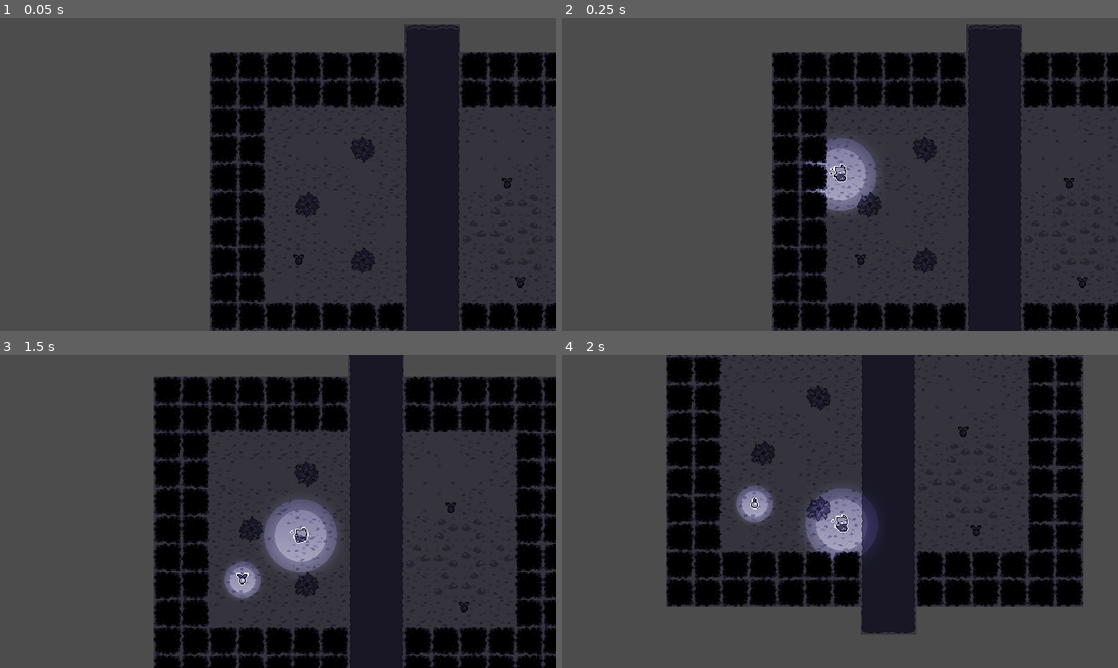
Above: before the commit, frames 1-4 (two rows, left to right).
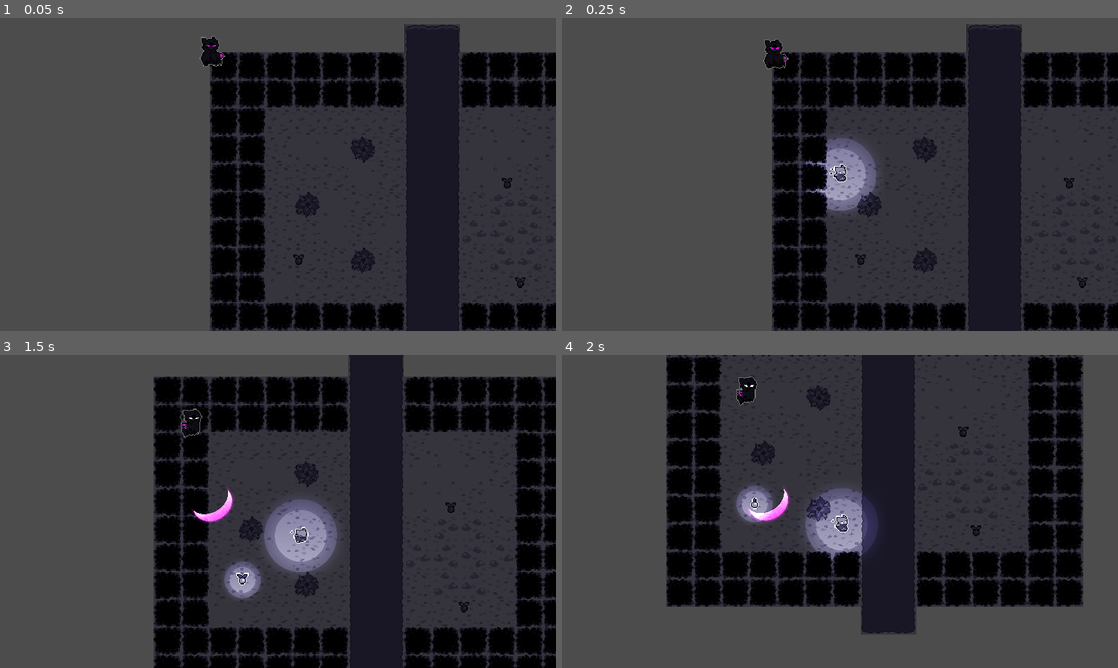
Above: after the commit, the same moments.

Repository: MNchino/LD2022
Game: Godot game, scene res://Playspace.tscn
Same seed, same stepped clock (60 frames per second), same inputs: the game is played once before the commit and once after it. The engine's default icon, where the game draws it, is replaced by a stand-in: a white triangle on a blue panel in a dark square.
Inputs (mouse positions are in pixels of both pictures, inside the frame that each line leads up to):
- Up to frame 1 (0.05 s): no input
- Up to frame 2 (0.25 s): no input
- Up to frame 3 (1.5 s): move the mouse to (400, 495) at 0.52 s; press the mouse at (400, 495) at 0.53 s; hold D (game_right) 0.53-1.28 s; move the mouse to (166, 527) at 1.27 s; release the mouse at (166, 527) at 1.28 s; hold S (game_down) from 1.28 s (still down); tap Shift (game_dash) at 1.35 s
- Up to frame 4 (2 s): keep holding S (game_down)

The runs differ from the first frame. In frame 1, 0.3% of the frame differs, in the area x 35-41%, y 5-16%; in frame 2, 0.2%; in frame 3, 0.4%; in frame 4, 0.5%, in the area x 31-41%, y 6-54%.

Commit message:
parry the bulletypuss

Diff:
--- a/The Entity/Entity/Bullet/Bullet.gd
+++ b/The Entity/Entity/Bullet/Bullet.gd
@@ -4,24 +4,30 @@
 var dir : Vector2  = Vector2(0,0)
 var parried : bool = false
 var parried_location : Vector2 = Vector2(0,0)
+var direction_once_parried : Vector2 = Vector2(0,0)
+var percent_traveled = 0.00
+var parried_speed = 0
 
 func _physics_process(delta):
 	if parried:
-		global_position = lerp(parried_location, get_parent().global_position,1 - $HomingTime.time_left/$HomingTime.wait_time)
-		dir = (get_parent().global_position - global_position).normalized()
+		move_and_slide(direction_once_parried*parried_speed)
 	else:
 		move_and_slide(dir*speed)
 
 func _process(delta):
-	$Light2D.rotation_degrees = rad2deg(dir.angle()) - 90
+	if parried:
+		$Sprite.rotation_degrees = rad2deg(direction_once_parried.angle())
+	else:
+		$Sprite.rotation_degrees = rad2deg(dir.angle())
 
 func _on_ParrySwitcher_area_entered(area):
 	parried = true
+	parried_speed = 2*speed
 	parried_location = global_position;
+	direction_once_parried = (get_parent().global_position - parried_location).normalized()
 	$ParryHitbox/CollisionShape2D.set_deferred("disabled", false)
 	$Hitbox/CollisionShape2D.set_deferred("disabled", true)
-	$Light2D.color = "#ffffff"
-	$HomingTime.start()
+	$Sprite.self_modulate = "#ffffff"
 
 func _on_VisibilityNotifier2D_screen_exited():
 	queue_free()
--- a/The Entity/Entity/Bullet/Bullet.tscn
+++ b/The Entity/Entity/Bullet/Bullet.tscn
@@ -1,10 +1,13 @@
-[gd_scene load_steps=4 format=2]
+[gd_scene load_steps=5 format=2]
 
-[ext_resource path="res://test_bullet.png" type="Texture" id=1]
 [ext_resource path="res://Entity/Bullet/Bullet.gd" type="Script" id=2]
+[ext_resource path="res://Sprite/Particles/EntityWave.png" type="Texture" id=3]
 
 [sub_resource type="CircleShape2D" id=1]
 radius = 4.0
+
+[sub_resource type="CanvasItemMaterial" id=2]
+blend_mode = 1
 
 [node name="Node2D" type="KinematicBody2D"]
 script = ExtResource( 2 )
@@ -15,12 +18,6 @@
 
 [node name="CollisionShape2D" type="CollisionShape2D" parent="Hitbox"]
 shape = SubResource( 1 )
-
-[node name="Light2D" type="Light2D" parent="."]
-position = Vector2( -5, -1.77636e-14 )
-rotation = -1.5708
-scale = Vector2( 0.05, 0.05 )
-texture = ExtResource( 1 )
 
 [node name="ParryHitbox" type="Area2D" parent="."]
 collision_layer = 8
@@ -37,10 +34,13 @@
 [node name="CollisionShape2D" type="CollisionShape2D" parent="ParrySwitcher"]
 shape = SubResource( 1 )
 
-[node name="HomingTime" type="Timer" parent="."]
-one_shot = true
+[node name="VisibilityNotifier2D" type="VisibilityNotifier2D" parent="."]
 
-[node name="VisibilityNotifier2D" type="VisibilityNotifier2D" parent="."]
+[node name="Sprite" type="Sprite" parent="."]
+material = SubResource( 2 )
+position = Vector2( -18, 0 )
+scale = Vector2( 0.1, 0.1 )
+texture = ExtResource( 3 )
 
 [connection signal="area_entered" from="ParryHitbox" to="." method="_on_ParryHitbox_area_entered"]
 [connection signal="tree_exiting" from="ParryHitbox" to="." method="_on_ParryHitbox_tree_exiting"]
--- a/The Entity/Entity/Entity.gd
+++ b/The Entity/Entity/Entity.gd
@@ -64,6 +64,7 @@
 	var angle_to_travel = (target_position - global_position).normalized()
 	var i = bullet_template.instance()
 	add_child(i)
+	i.set_as_toplevel(true)
 	i.global_position = global_position
 	i.dir = angle_to_travel
 	i.speed = bullet_speed
--- a/The Entity/Player/Player.tscn
+++ b/The Entity/Player/Player.tscn
@@ -81,10 +81,6 @@
 
 [connection signal="tree_exiting" from="." to="." method="_on_Player_tree_exiting"]
 [connection signal="area_entered" from="Hurtbox" to="." method="_on_Hurtbox_area_entered"]
-[connection signal="timeout" from="ShootTime" to="." method="_on_ShootTime_timeout"]
-[connection signal="timeout" from="AttackTime" to="." method="_on_AttackTime_timeout"]
-[connection signal="body_entered" from="WaterDetector" to="." method="_on_WaterDetector_body_entered"]
-[connection signal="body_exited" from="WaterDetector" to="." method="_on_WaterDetector_body_exited"]
 [connection signal="timeout" from="Timers/AttackPrep" to="." method="_on_AttackPrep_timeout"]
 [connection signal="timeout" from="Timers/ShootPrep" to="." method="_on_ShootPrep_timeout"]
 [connection signal="timeout" from="Timers/DashTime" to="." method="_on_DashTime_timeout"]
@@ -94,3 +90,5 @@
 [connection signal="timeout" from="Timers/ShootCoolDown" to="." method="_on_ShootCoolDown_timeout"]
 [connection signal="timeout" from="Timers/DashCoolDown" to="." method="_on_DashCoolDown_timeout"]
 [connection signal="timeout" from="Timers/KnockBackTime" to="." method="_on_KnockBackTime_timeout"]
+[connection signal="body_entered" from="WaterDetector" to="." method="_on_WaterDetector_body_entered"]
+[connection signal="body_exited" from="WaterDetector" to="." method="_on_WaterDetector_body_exited"]
--- a/The Entity/Playspace.tscn
+++ b/The Entity/Playspace.tscn
@@ -1,7 +1,8 @@
-[gd_scene load_steps=8 format=2]
+[gd_scene load_steps=9 format=2]
 
 [ext_resource path="res://PlayerSpawnpoint/PlayerSpawnpoint.tscn" type="PackedScene" id=1]
 [ext_resource path="res://Sprite/Particles/LightPart.png" type="Texture" id=2]
+[ext_resource path="res://Entity/Entity.tscn" type="PackedScene" id=3]
 [ext_resource path="res://Level/LevelGeometry/LevelGeometry.tscn" type="PackedScene" id=4]
 [ext_resource path="res://UI/DeathGUI.tscn" type="PackedScene" id=5]
 [ext_resource path="res://UI/WinGUI.tscn" type="PackedScene" id=6]
@@ -47,3 +48,5 @@
 
 [node name="PlayerCamera" parent="." instance=ExtResource( 8 )]
 position = Vector2( 78, 141 )
+
+[node name="Entity" parent="." instance=ExtResource( 3 )]
--- a/The Entity/Sprite/Player/PlayerFrames.tres
+++ b/The Entity/Sprite/Player/PlayerFrames.tres
@@ -22,9 +22,17 @@
 atlas = ExtResource( 1 )
 region = Rect2( 72, 96, 24, 24 )
 
-[sub_resource type="AtlasTexture" id=6]
+[sub_resource type="AtlasTexture" id=18]
 atlas = ExtResource( 1 )
-region = Rect2( 24, 0, 24, 24 )
+region = Rect2( 24, 24, 24, 24 )
+
+[sub_resource type="AtlasTexture" id=19]
+atlas = ExtResource( 1 )
+region = Rect2( 48, 24, 24, 24 )
+
+[sub_resource type="AtlasTexture" id=20]
+atlas = ExtResource( 1 )
+region = Rect2( 72, 24, 24, 24 )
 
 [sub_resource type="AtlasTexture" id=7]
 atlas = ExtResource( 1 )
@@ -50,6 +58,10 @@
 atlas = ExtResource( 1 )
 region = Rect2( 72, 72, 24, 24 )
 
+[sub_resource type="AtlasTexture" id=17]
+atlas = ExtResource( 1 )
+region = Rect2( 0, 24, 24, 24 )
+
 [sub_resource type="AtlasTexture" id=13]
 atlas = ExtResource( 1 )
 region = Rect2( 0, 48, 24, 24 )
@@ -66,21 +78,9 @@
 atlas = ExtResource( 1 )
 region = Rect2( 72, 48, 24, 24 )
 
-[sub_resource type="AtlasTexture" id=17]
+[sub_resource type="AtlasTexture" id=6]
 atlas = ExtResource( 1 )
-region = Rect2( 0, 24, 24, 24 )
-
-[sub_resource type="AtlasTexture" id=18]
-atlas = ExtResource( 1 )
-region = Rect2( 24, 24, 24, 24 )
-
-[sub_resource type="AtlasTexture" id=19]
-atlas = ExtResource( 1 )
-region = Rect2( 48, 24, 24, 24 )
-
-[sub_resource type="AtlasTexture" id=20]
-atlas = ExtResource( 1 )
-region = Rect2( 72, 24, 24, 24 )
+region = Rect2( 24, 0, 24, 24 )
 
 [resource]
 animations = [ {
@@ -94,10 +94,15 @@
 "name": "AttackUp",
 "speed": 20.0
 }, {
-"frames": [ SubResource( 1 ), SubResource( 6 ) ],
-"loop": true,
-"name": "WalkDown",
-"speed": 6.0
+"frames": [ SubResource( 18 ) ],
+"loop": false,
+"name": "DashUp",
+"speed": 5.0
+}, {
+"frames": [ SubResource( 19 ), SubResource( 20 ) ],
+"loop": false,
+"name": "Dead",
+"speed": 2.0
 }, {
 "frames": [ SubResource( 7 ), SubResource( 8 ) ],
 "loop": true,
@@ -109,23 +114,18 @@
 "name": "AttackDown",
 "speed": 20.0
 }, {
+"frames": [ SubResource( 17 ) ],
+"loop": false,
+"name": "DashDown",
+"speed": 5.0
+}, {
 "frames": [ SubResource( 13 ), SubResource( 14 ), SubResource( 15 ), SubResource( 16 ) ],
 "loop": false,
 "name": "Throw",
 "speed": 20.0
 }, {
-"frames": [ SubResource( 17 ) ],
-"loop": false,
-"name": "DashDown",
-"speed": 5.0
-}, {
-"frames": [ SubResource( 18 ) ],
-"loop": false,
-"name": "DashUp",
-"speed": 5.0
-}, {
-"frames": [ SubResource( 19 ), SubResource( 20 ) ],
-"loop": false,
-"name": "Dead",
-"speed": 2.0
+"frames": [ SubResource( 1 ), SubResource( 6 ) ],
+"loop": true,
+"name": "WalkDown",
+"speed": 6.0
 } ]
